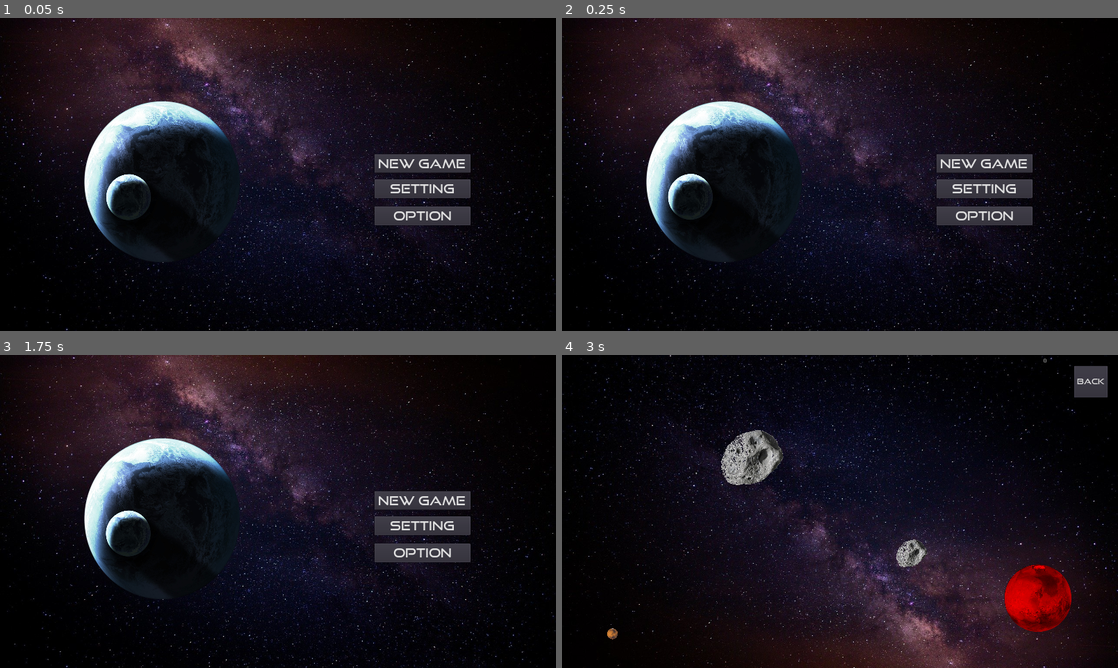
Above: before the commit, frames 1-4 (two rows, left to right).
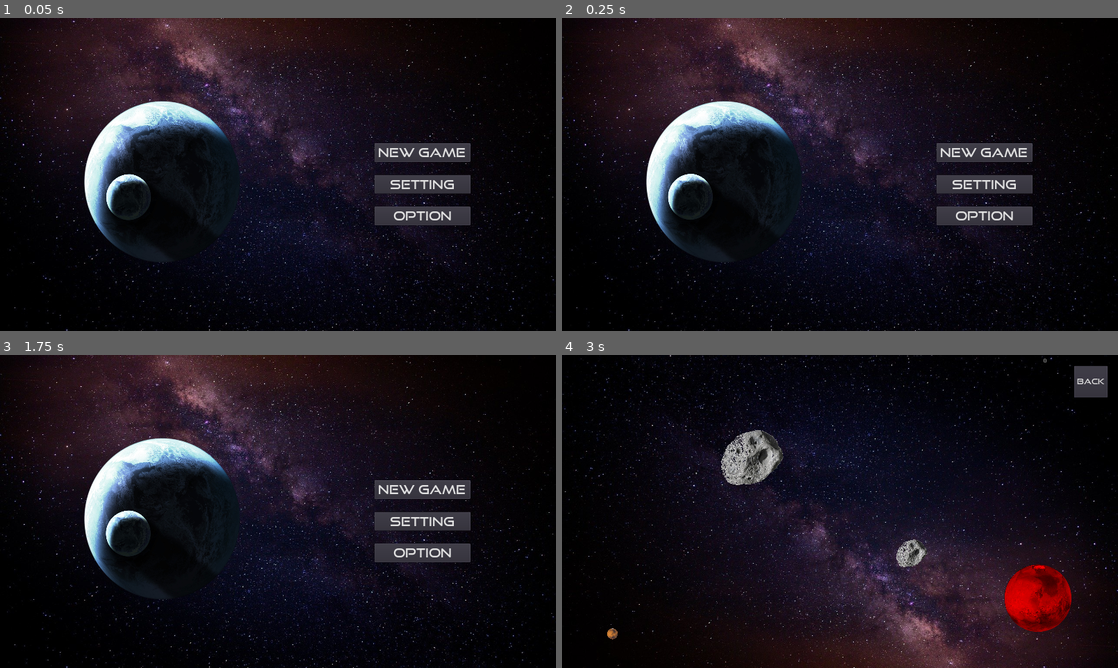
Above: after the commit, the same moments.

Repository: allenshi2014/balldrop
Game: Godot game, scene res://Menu.tscn
Two runs of this game, one before a commit and one after it. Both use one fixed random seed, a clock stepped at 60 frames per second and the inputs below.
Inputs (mouse positions are in pixels of both pictures, inside the frame that each line leads up to):
- Up to frame 1 (0.05 s): no input
- Up to frame 2 (0.25 s): no input
- Up to frame 3 (1.75 s): click "New Game" at 0.5 s; click "Back" at 1.25 s
- Up to frame 4 (3 s): click "New Game" at 2 s; move the mouse to (962, 495) at 2.77 s; click (962, 495) at 2.92 s

The runs differ from the first frame. In frame 1, 4.9% of the frame differs, in the area x 0-100%, y 0-100%; in frame 2, 4.9%; in frame 3, 4.9%; in frame 4, nothing differs.

Commit message:
today updates

Diff:
--- a/Menu.gd
+++ b/Menu.gd
@@ -7,6 +7,13 @@
 	#$earth.position += Vector2(0.05, 0)
 	#$earth.scale += Vector2(0.0001, 0.0001)
 	$earth.rotation_degrees += 0.05
+	var earth_degree = $earth.get_rotation_degrees()
+	if  earth_degree > 4 and earth_degree < 5:
+		$comet.set_emitting(true)
+	else:
+		$comet.set_emitting(false)
+
 
 func _on_Button_pressed():
+# warning-ignore:return_value_discarded
 	get_tree().change_scene("res://level/stage1/stage1_1.tscn")
--- a/Menu.tscn
+++ b/Menu.tscn
@@ -9,11 +9,18 @@
 size = 30
 font_data = ExtResource( 2 )
 
+[sub_resource type="ParticlesMaterial" id=2]
+flag_disable_z = true
+gravity = Vector3( 0, 100, 0 )
+orbit_velocity = 0.0
+orbit_velocity_random = 0.0
+damping = 50.0
+
 [node name="Menu" type="Node2D"]
 script = ExtResource( 3 )
 
 [node name="bg" type="Sprite" parent="."]
-position = Vector2( 640, 364.6 )
+position = Vector2( 640, 365.995 )
 rotation = 3.14159
 texture = ExtResource( 1 )
 
@@ -24,9 +31,9 @@
 
 [node name="btn_new" type="Button" parent="."]
 margin_left = 862.254
-margin_top = 312.58
+margin_top = 287.58
 margin_right = 1083.25
-margin_bottom = 355.58
+margin_bottom = 330.58
 custom_fonts/font = SubResource( 1 )
 text = "New Game"
 __meta__ = {
@@ -46,14 +53,26 @@
 
 [node name="btn_setting" type="Button" parent="."]
 margin_left = 862.254
-margin_top = 371.236
+margin_top = 361.236
 margin_right = 1083.25
-margin_bottom = 414.236
+margin_bottom = 404.236
 custom_fonts/font = SubResource( 1 )
 text = "Setting"
 __meta__ = {
 "_edit_use_anchors_": false
 }
+
+[node name="comet" type="Particles2D" parent="."]
+position = Vector2( 900, 70 )
+rotation = 0.785398
+scale = Vector2( 5, 5 )
+emitting = false
+amount = 10
+lifetime = 2.0
+speed_scale = 2.0
+explosiveness = 1.0
+visibility_rect = Rect2( -100, -10, 200, 200 )
+process_material = SubResource( 2 )
 [connection signal="pressed" from="btn_new" to="." method="_on_Button_pressed"]
 [connection signal="pressed" from="btn_option" to="." method="_on_Button_pressed"]
 [connection signal="pressed" from="btn_setting" to="." method="_on_Button_pressed"]
Not shown: 1 places in Menu.tscn that only renumber resources
